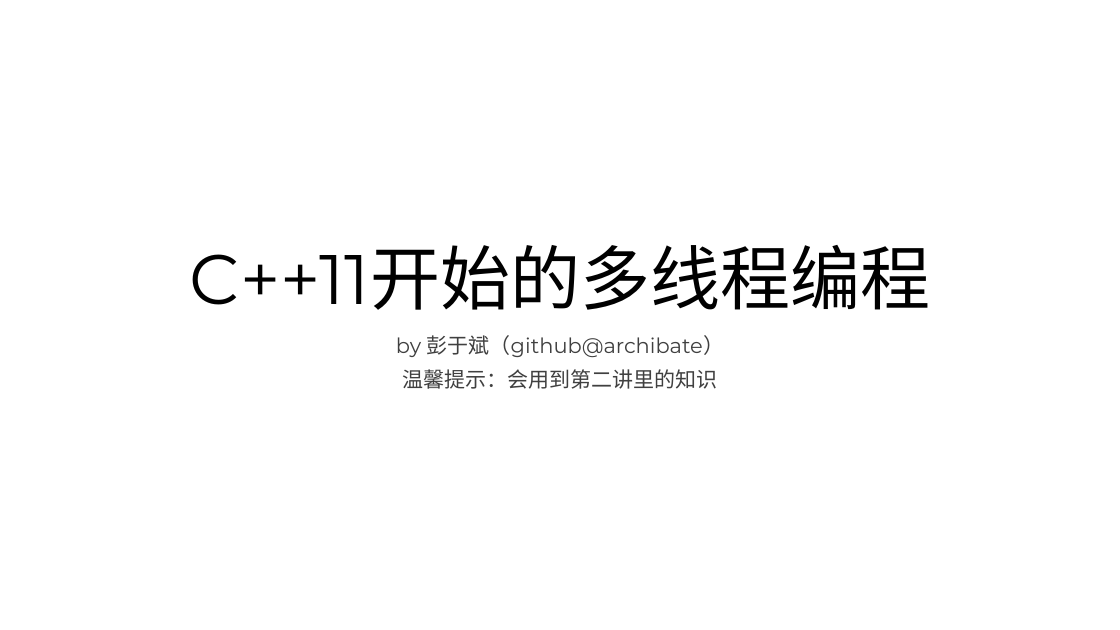
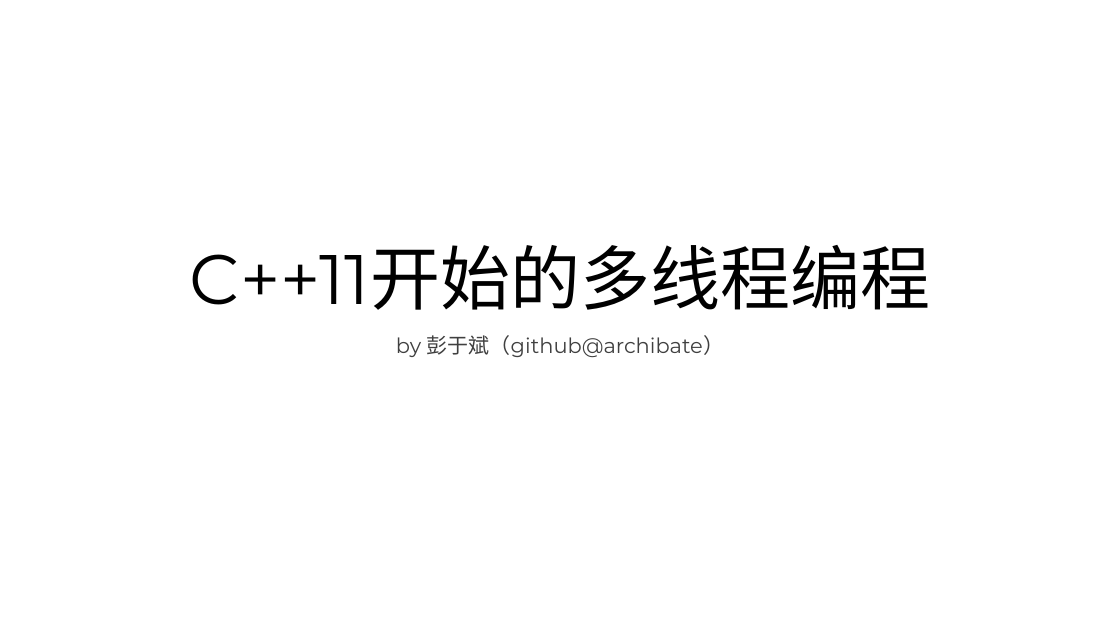
Before and after one commit to parallel101/course, a slide deck: slide 1 of 05/slides.pptx. Drawn at 1120x630 pixels with LibreOffice and Linux fonts; fonts in the diff are those of the drawing. Boxes give left, top, right and bottom in pixels: in the first picture for what was removed or moved away, otherwise in the second. Text is boxed around its words. In the diff, an @@ line names an element or a change of style, - is before the commit and + after.

```diff
--- a/05/slides.pptx
+++ b/05/slides.pptx
@@ subtitle at [402, 369, 717, 389]: paragraph removed @@
-温馨提示：会用到第二讲里的知识
```
Also in this commit, not shown: 4 other slides changed, 6 slides added, 8 slides removed, 27 other files.
